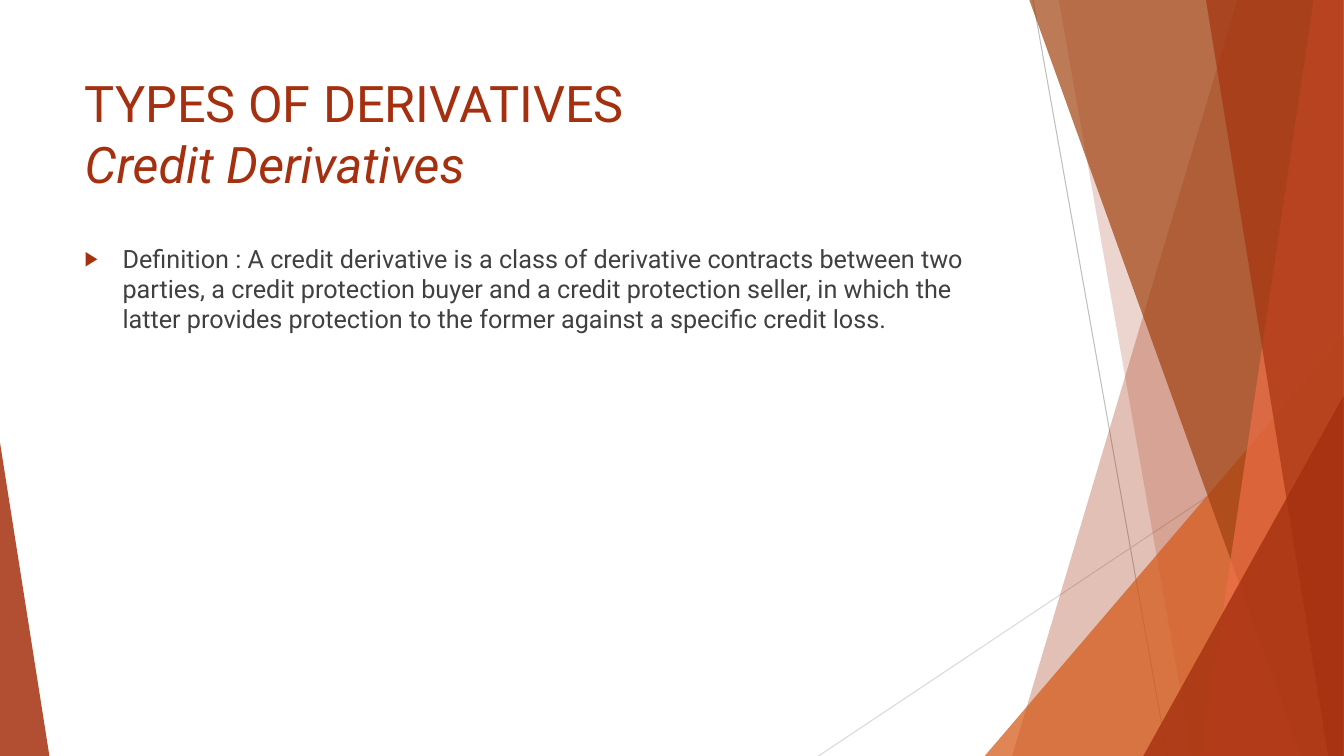
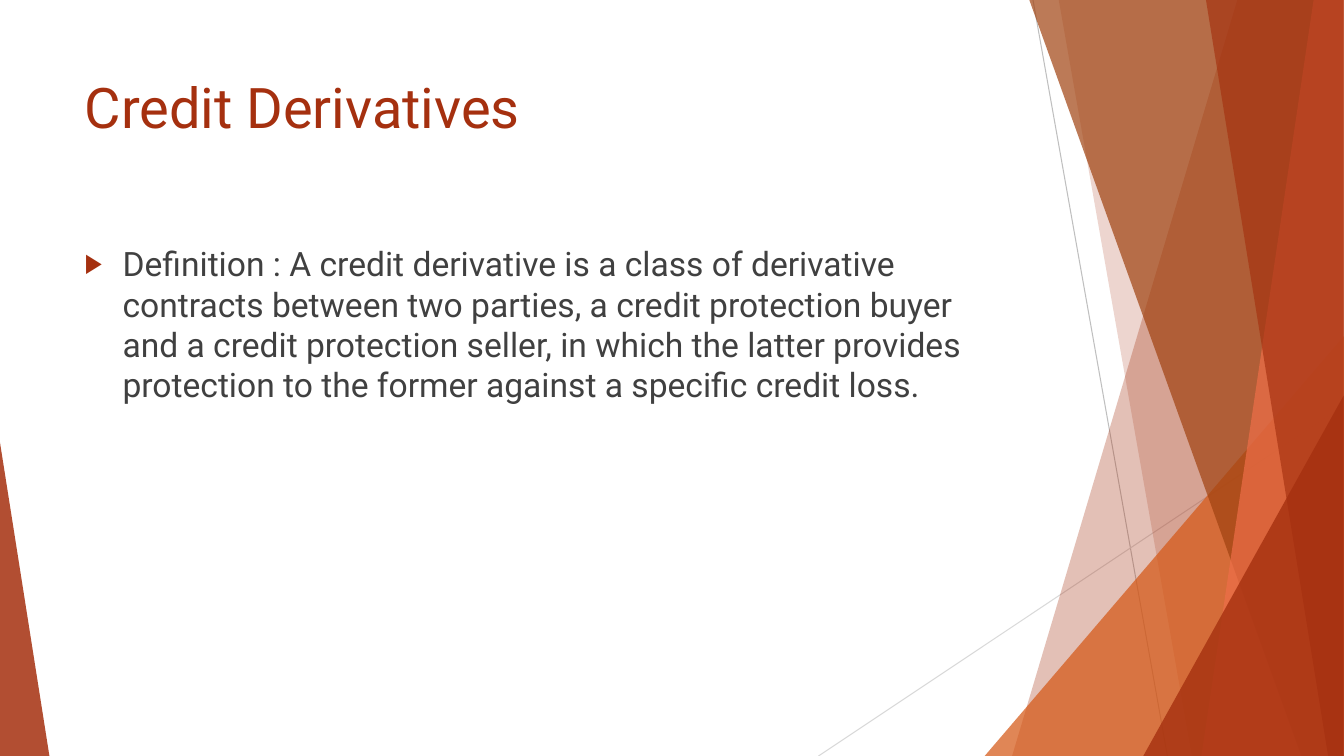
Before and after one commit to Isco0530/data, a slide deck: slide 36 of Reading 45.pptx (slide 35 before the commit). Drawn at 1344x756 pixels with LibreOffice and Linux fonts; fonts in the diff are those of the drawing. Boxes give left, top, right and bottom in pixels: in the first picture for what was removed or moved away, otherwise in the second. Text is boxed around its words. In the diff, an @@ line names an element or a change of style, - is before the commit and + after.

```diff
--- a/Reading 45.pptx
+++ b/Reading 45.pptx
@@ title at (x1=85, y1=86, x2=520, y2=129): text changed; size 36 to 40 pt @@
-TYPES OF DERIVATIVES
-Credit Derivatives
+Credit Derivatives
@@ text "Definition : A credit derivative ..." at (x1=123, y1=250, x2=960, y2=404): size 18 to 24 pt @@
```
Also in this commit, not shown: 13 other slides changed, 2 slides added.
